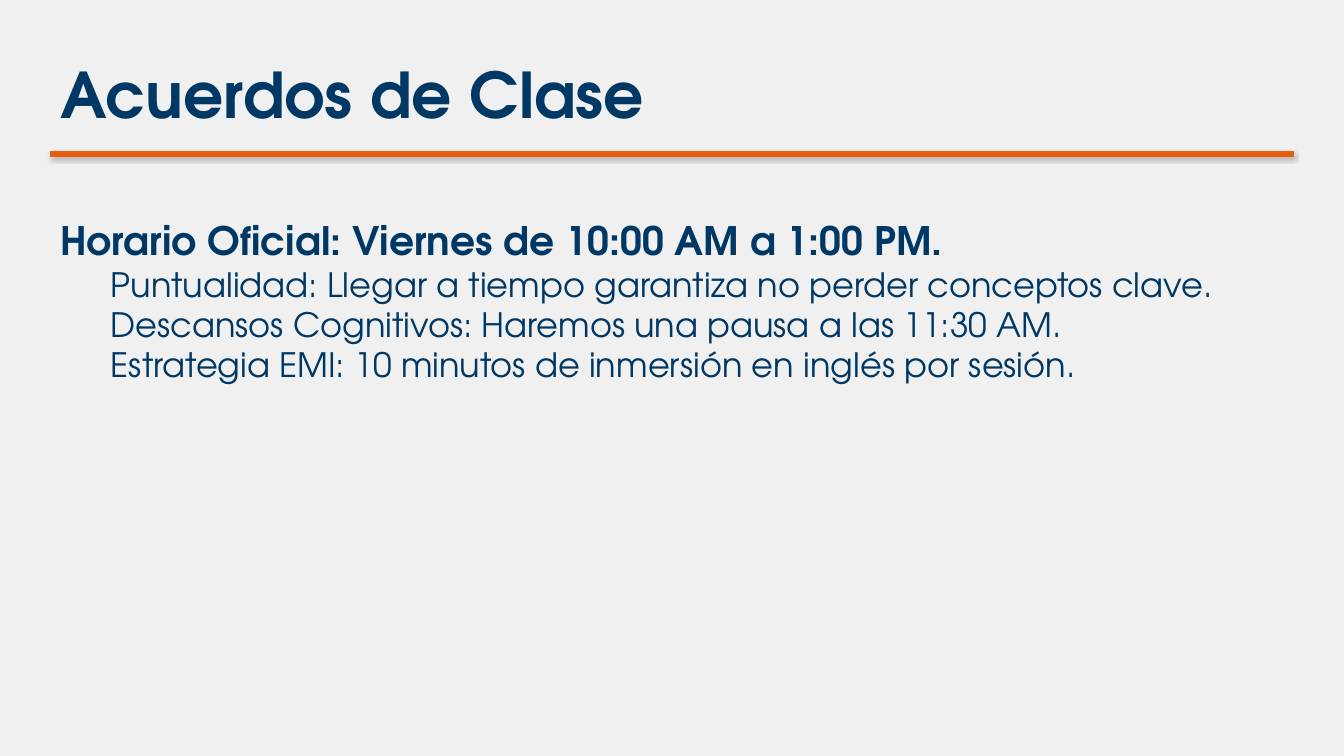
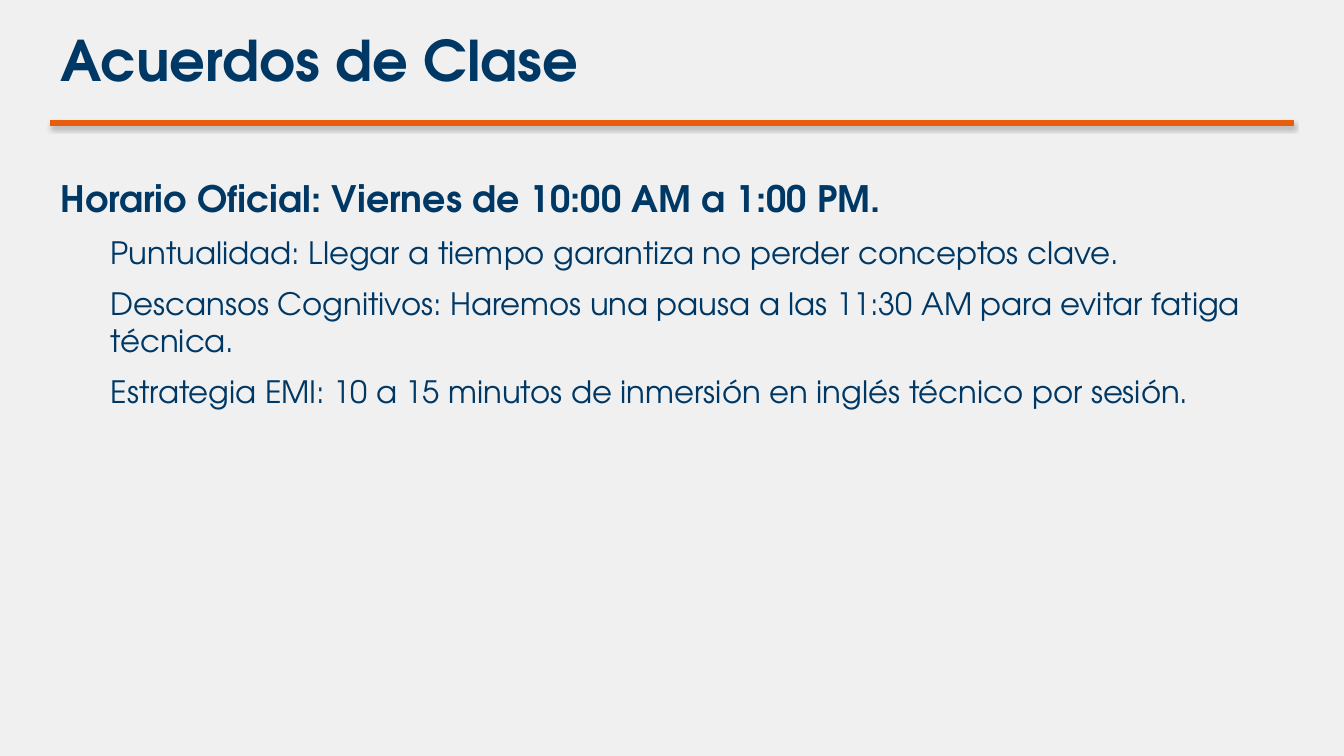
Before and after one commit to dudbilopr/Inteligencia-de-negocios, a slide deck: slide 3 of Semanas/Semana_1/diapositivas_semana_1.pptx (slide 2 before the commit). Drawn at 1344x756 pixels with LibreOffice and Linux fonts; fonts in the diff are those of the drawing. Boxes give left, top, right and bottom in pixels: in the first picture for what was removed or moved away, otherwise in the second. Text is boxed around its words. In the diff, an @@ line names an element or a change of style, - is before the commit and + after.

```diff
--- a/Semanas/Semana_1/diapositivas_semana_1.pptx
+++ b/Semanas/Semana_1/diapositivas_semana_1.pptx
@@ text "Acuerdos de Clase" moved from (x1=60, y1=70, x2=644, y2=119) to (x1=60, y1=39, x2=578, y2=82) @@
@@ text "Acuerdos de Clase" at (x1=60, y1=39, x2=578, y2=82): size 45 to 40 pt @@
@@ rectangle moved from (x1=50, y1=151, x2=1294, y2=156) to (x1=50, y1=121, x2=1294, y2=126) @@
@@ text "Horario Oficial: Viernes de 10:00 ..." moved from (x1=60, y1=225, x2=1212, y2=385) to (x1=60, y1=184, x2=1240, y2=410) @@
@@ text at (x1=60, y1=184, x2=1119, y2=271): size 28 to 26 pt in "Horario Oficial: Viernes de 10:00 AM a ..."; size 24 to 22 pt in "Puntualidad: Llegar a tiempo garantiza no perder ..."; more space between paragraphs @@
@@ text at (x1=111, y1=292, x2=1240, y2=410): text changed; size 24 to 22 pt @@
-  Descansos Cognitivos: Haremos una pausa a las 11:30 AM.
-  Estrategia EMI: 10 minutos de inmersión en inglés por sesión.
+  Descansos Cognitivos: Haremos una pausa a las 11:30 AM para evitar fatiga técnica.
+  Estrategia EMI: 10 a 15 minutos de inmersión en inglés técnico por sesión.
```
Also in this commit, not shown: 5 other slides changed, 4 slides added, 1 slide removed, 4 other files.
